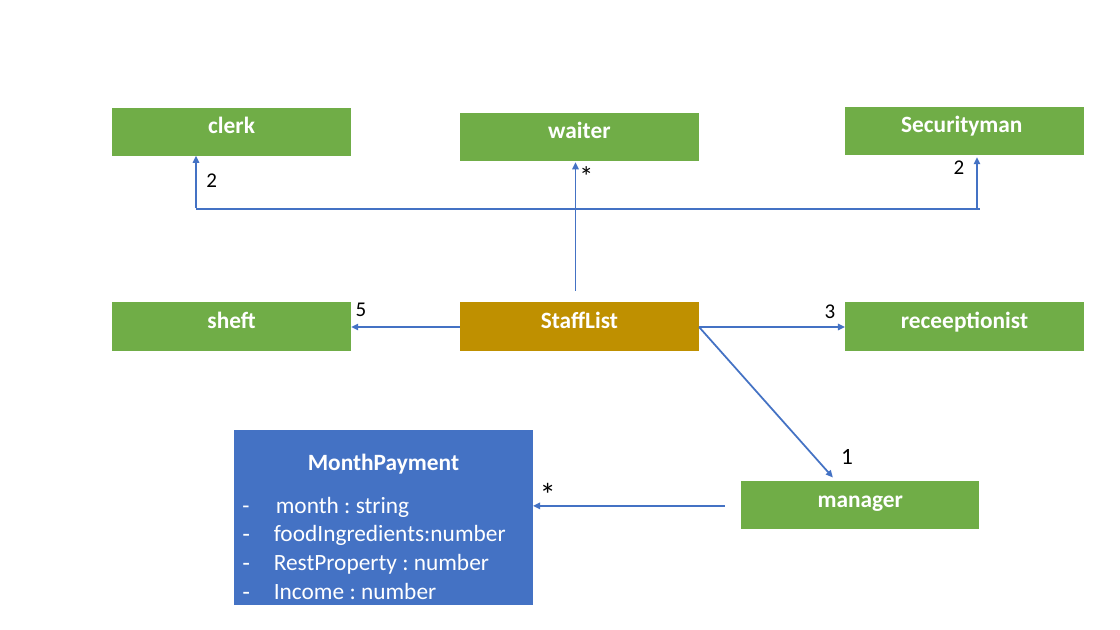
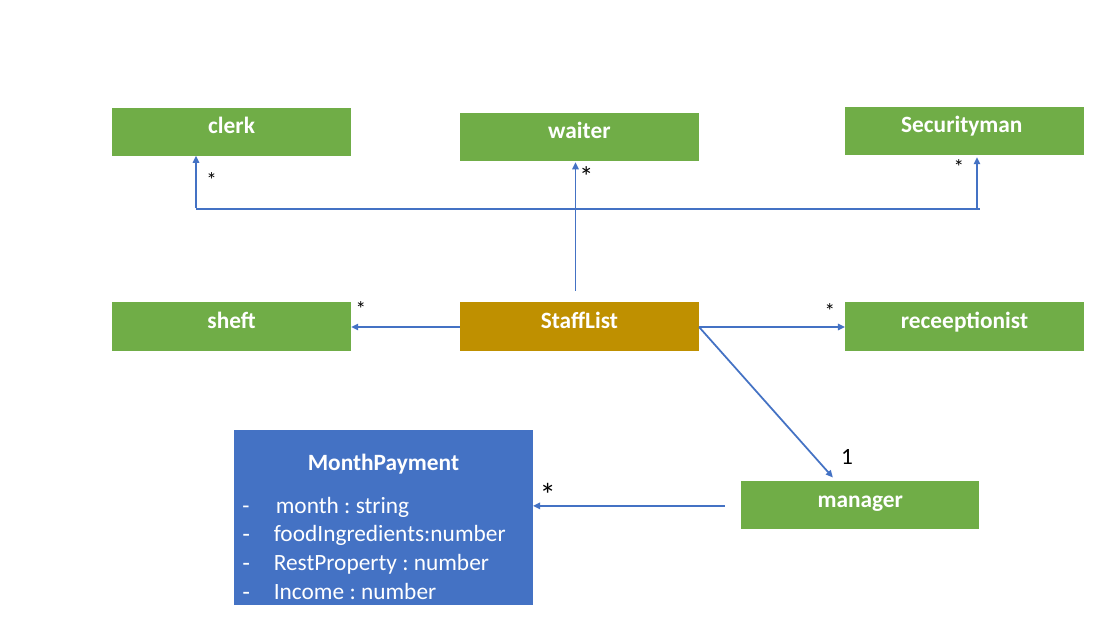
Before and after one commit to sophyseuy/OOP-PROJECT, a slide deck: slide 3 of Presentation1.pptx. Drawn at 1120x630 pixels with LibreOffice and Linux fonts; fonts in the diff are those of the drawing. Boxes give left, top, right and bottom in pixels: in the first picture for what was removed or moved away, otherwise in the second. Text is boxed around its words. In the diff, an @@ line names an element or a change of style, - is before the commit and + after.

```diff
--- a/Presentation1.pptx
+++ b/Presentation1.pptx
@@ text at (x1=206, y1=173, x2=217, y2=187): text changed @@
-2
+*
@@ text at (x1=954, y1=160, x2=965, y2=174): text changed @@
-2
+*
@@ text at (x1=356, y1=302, x2=367, y2=316): text changed @@
-5
+*
@@ text at (x1=825, y1=304, x2=836, y2=318): text changed @@
-3
+*
```
Also in this commit, not shown: 1 other slide changed, 8 other files.
